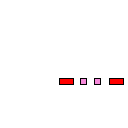
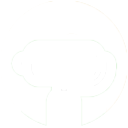
Layer changes from the first (128, 128) image to the second:
removed layer "DashDotDot" over [59, 78, 125, 85]
added group "pen Layers" with 3 layers above "Lpen Layers" over [9, 1, 127, 126]
added group "Lpen Layers" with 3 layers above "PaintRoller" over [9, 1, 127, 126]
added group "PaintRoller" with 3 layers over [9, 1, 127, 126]
added layer "PRpen(S)_col" in group "PaintRoller" over [9, 1, 127, 126]
